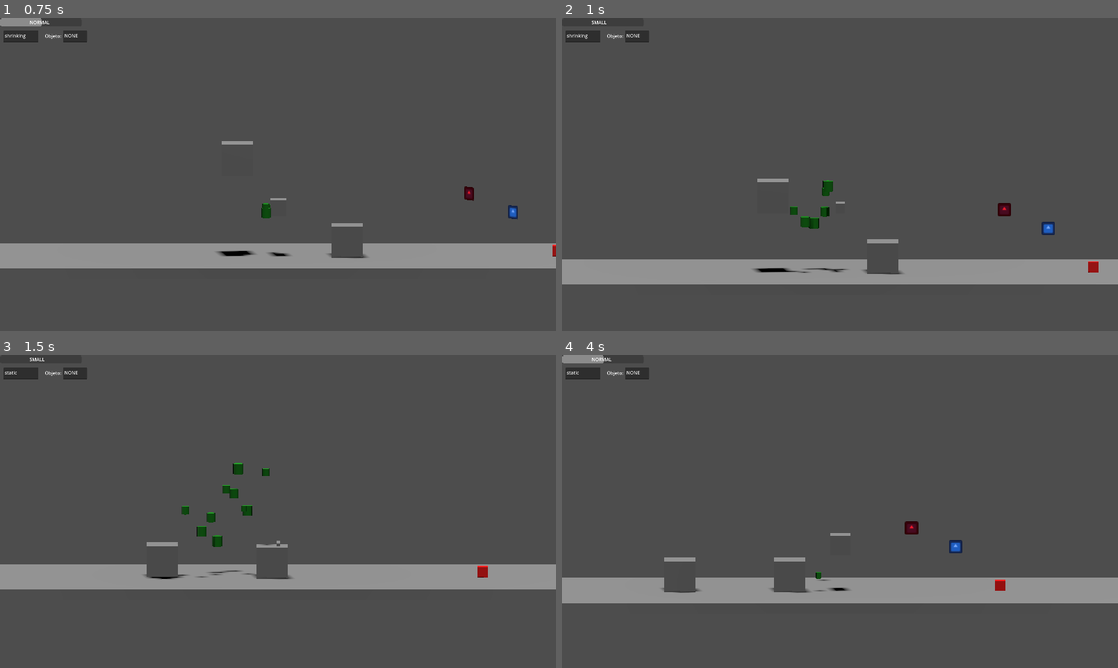
Above: before the commit, frames 1-4 (two rows, left to right).
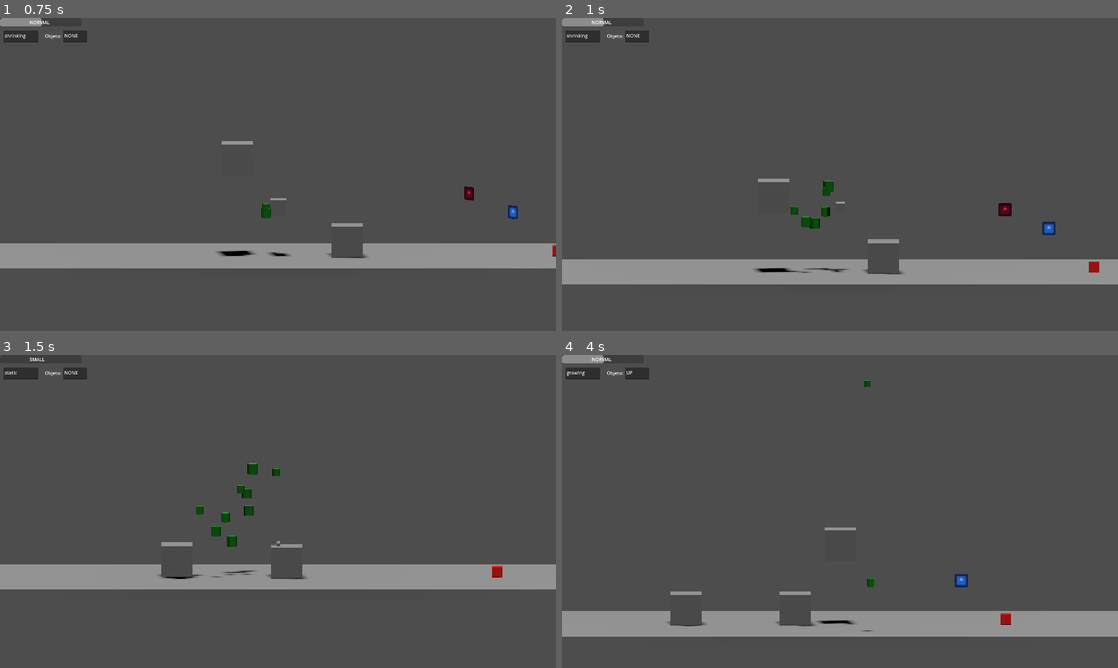
Above: after the commit, the same moments.

Repository: Isaac-Salas/GameOff2023
Game: Godot game, scene res://Levels/LevelTest.tscn
Two runs of this game, one before a commit and one after it. Both use one fixed random seed, a clock stepped at 60 frames per second and the inputs below. The engine's default icon, where the game draws it, is replaced by a stand-in: a white triangle on a blue panel in a dark square.
Inputs:
- Up to frame 1 (0.75 s): tap Enter (ui_accept) at 0.5 s; hold Right (ui_right) from 0.53 s (still down); hold X from 0.53 s (still down)
- Up to frame 2 (1 s): keep holding Right (ui_right); keep holding X; tap Enter (ui_accept) at 0.77 s
- Up to frame 3 (1.5 s): release Right (ui_right) at 1.28 s; release X at 1.28 s; hold Down (ui_down) from 1.28 s (still down); tap Z at 1.35 s
- Up to frame 4 (4 s): tap Enter (ui_accept) at 1.52, 3.02, 3.77 s; release Down (ui_down) at 2.03 s; hold Right (ui_right) 2.03-2.78 s; hold C 2.03-2.78 s; hold Up (ui_up) 2.78-3.53 s; tap X at 2.85 s; hold Left (ui_left) from 3.53 s (still down); hold Z from 3.53 s (still down)

Frame 1 is identical in both runs. In frame 2, 0.3% of the frame differs, in the area x 0-97%, y 0-82%; in frame 3, 1.7%; in frame 4, 16%, in the area x 0-100%, y 5-90%.

Commit message:
Pending
Cap calculation pending

Diff:
--- a/Player/PlayerTest.gd
+++ b/Player/PlayerTest.gd
@@ -14,7 +14,7 @@
 	#Updating the label
 	#print(GlobalVar.sizefactor)
 
-	if GlobalVar.sizefactor<=GlobalVar.MinCap*5:
+	if GlobalVar.sizefactor<=GlobalVar.MinCap:
 		GlobalVar.CURRENT = "SMALL"
 	elif GlobalVar.sizefactor<=(GlobalVar.MaxCap/2)*1.5:
 		GlobalVar.CURRENT = "NORMAL"
